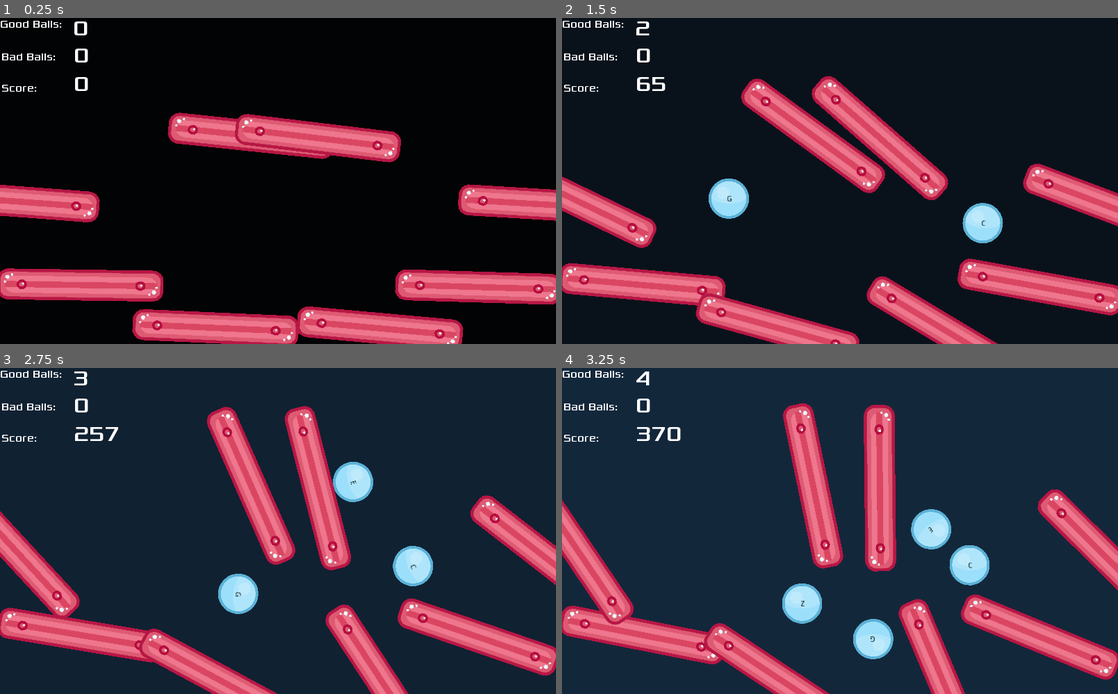
Above: before the commit, frames 1-4 (two rows, left to right).
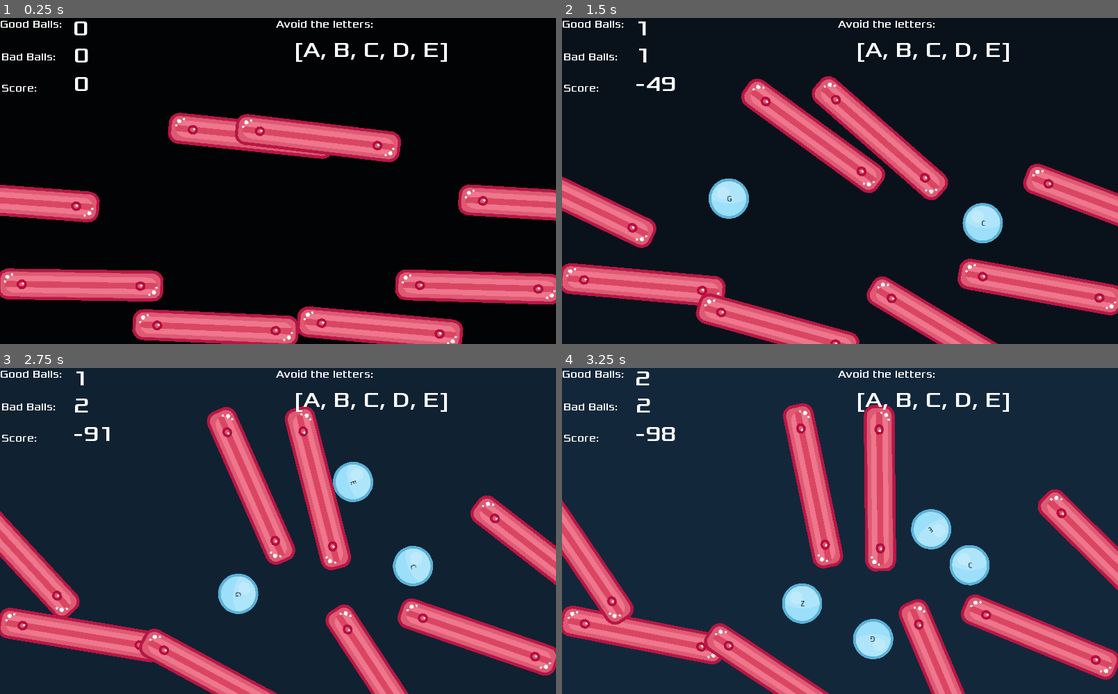
Above: after the commit, the same moments.

Repository: ahungry/games-scratch
Game: Godot game, scene res://Main.tscn
The game is run twice, just before and just after one commit, with the same random seed, the same clock (stepped at 60 frames per second) and the same inputs.
Inputs (mouse positions are in pixels of both pictures, inside the frame that each line leads up to):
- Up to frame 1 (0.25 s): no input
- Up to frame 2 (1.5 s): move the mouse to (962, 164) at 0.52 s; press the mouse at (962, 164) at 0.53 s; move the mouse to (728, 197) at 1.27 s; release the mouse at (728, 197) at 1.28 s; click (728, 197) at 1.35 s
- Up to frame 3 (2.75 s): move the mouse to (333, 459) at 2.02 s; press the mouse at (333, 459) at 2.03 s
- Up to frame 4 (3.25 s): move the mouse to (812, 596) at 2.77 s; release the mouse at (812, 596) at 2.78 s; click (812, 596) at 2.85 s

The runs differ from the first frame. In frame 1, 0.6% of the frame differs, in the area x 49-81%, y 0-14%; in frame 2, 0.9%, in the area x 13-81%, y 0-23%; in frame 3, 0.9%; in frame 4, 0.9%.

Commit message:
Good avoid logic

Diff:
--- a/falling-balls/Ball.tscn
+++ b/falling-balls/Ball.tscn
@@ -8,7 +8,7 @@
 custom_solver_bias = 0.0
 radius = 37.1452
 
-[node name="Ball" type="RigidBody2D" index="0"]
+[node name="Ball" type="RigidBody2D"]
 
 input_pickable = false
 collision_layer = 1
--- a/falling-balls/HUD.tscn
+++ b/falling-balls/HUD.tscn
@@ -28,7 +28,7 @@
 font_data = SubResource( 3 )
 _sections_unfolded = [ "Font", "Settings" ]
 
-[node name="HUD" type="CanvasLayer"]
+[node name="HUD" type="CanvasLayer" index="0"]
 
 layer = 1
 offset = Vector2( 0, 0 )
@@ -105,7 +105,28 @@
 max_lines_visible = -1
 _sections_unfolded = [ "Size Flags", "custom_fonts" ]
 
-[node name="Score" type="Label" parent="." index="3"]
+[node name="AvoidLabel" type="Label" parent="." index="3"]
+
+anchor_left = 1.0
+anchor_top = 0.0
+anchor_right = 1.0
+anchor_bottom = 0.0
+margin_left = -516.0
+margin_bottom = 90.0
+rect_pivot_offset = Vector2( 0, 0 )
+rect_clip_content = false
+mouse_filter = 2
+mouse_default_cursor_shape = 0
+size_flags_horizontal = 1
+size_flags_vertical = 4
+custom_fonts/font = SubResource( 2 )
+text = "Avoid the letters:"
+percent_visible = 1.0
+lines_skipped = 0
+max_lines_visible = -1
+_sections_unfolded = [ "Size Flags", "custom_fonts" ]
+
+[node name="Score" type="Label" parent="." index="4"]
 
 anchor_left = 0.0
 anchor_top = 0.0
@@ -128,7 +149,30 @@
 max_lines_visible = -1
 _sections_unfolded = [ "custom_fonts" ]
 
-[node name="Good" type="Label" parent="." index="4"]
+[node name="Avoid" type="Label" parent="." index="5"]
+
+anchor_left = 0.0
+anchor_top = 0.0
+anchor_right = 0.0
+anchor_bottom = 0.0
+margin_left = 541.0
+margin_top = 35.0
+margin_right = 977.0
+margin_bottom = 162.0
+rect_pivot_offset = Vector2( 0, 0 )
+rect_clip_content = false
+mouse_filter = 2
+mouse_default_cursor_shape = 0
+size_flags_horizontal = 1
+size_flags_vertical = 4
+custom_fonts/font = SubResource( 4 )
+text = "A"
+percent_visible = 1.0
+lines_skipped = 0
+max_lines_visible = -1
+_sections_unfolded = [ "custom_fonts" ]
+
+[node name="Good" type="Label" parent="." index="6"]
 
 anchor_left = 0.0
 anchor_top = 0.0
@@ -151,7 +195,7 @@
 max_lines_visible = -1
 _sections_unfolded = [ "custom_fonts" ]
 
-[node name="Bad" type="Label" parent="." index="5"]
+[node name="Bad" type="Label" parent="." index="7"]
 
 anchor_left = 0.0
 anchor_top = 0.0
@@ -174,7 +218,7 @@
 max_lines_visible = -1
 _sections_unfolded = [ "custom_fonts" ]
 
-[node name="TouchScreenButton" type="TouchScreenButton" parent="." index="6"]
+[node name="TouchScreenButton" type="TouchScreenButton" parent="." index="8"]
 
 scale = Vector2( 1025.03, 616.2 )
 normal = null
--- a/falling-balls/Main.gd
+++ b/falling-balls/Main.gd
@@ -6,10 +6,16 @@
 var rot = 0
 var rot_inc = 0.001
 var score = 0
+var words = ["A", "B", "C", "D", "E", "F", "G", "H", "I",
+"J", "K", "L", "M", "N", "O", "P", "Q", "R", "S", "T", "U",
+"V", "W", "X", "Y", "Z"]
+# TODO Set this randomly
+var avoid = ["A", "B", "C", "D", "E"]
 
 func _ready():
 	randomize()
 	$Music.play()
+	$HUD/Avoid.text = str(avoid)
 
 func _input(event):
 	if event.is_action_pressed("click"):
@@ -41,9 +47,23 @@
 
 
 func _on_Timer_timeout():
-	var balls = get_tree().get_nodes_in_group("balls").size()
-	var bad_balls = get_tree().get_nodes_in_group("bad_balls").size()
-	score += balls
+	var good = 0
+	var bad = 0
+	var balls = get_tree().get_nodes_in_group("balls") #.size()
+	for ball in balls:
+		var matched = false
+		var letter = ball.get_node("Letter")
+
+		for a in avoid:
+			if a == letter.text:
+				matched = true
+
+		if matched == false:
+			good += 1
+		else:
+			bad += 1
+
+	score += good - bad
 	$HUD/Score.text = str(score)
-	$HUD/Good.text = str(balls)
-	$HUD/Bad.text = str(bad_balls)
+	$HUD/Good.text = str(good)
+	$HUD/Bad.text = str(bad)
